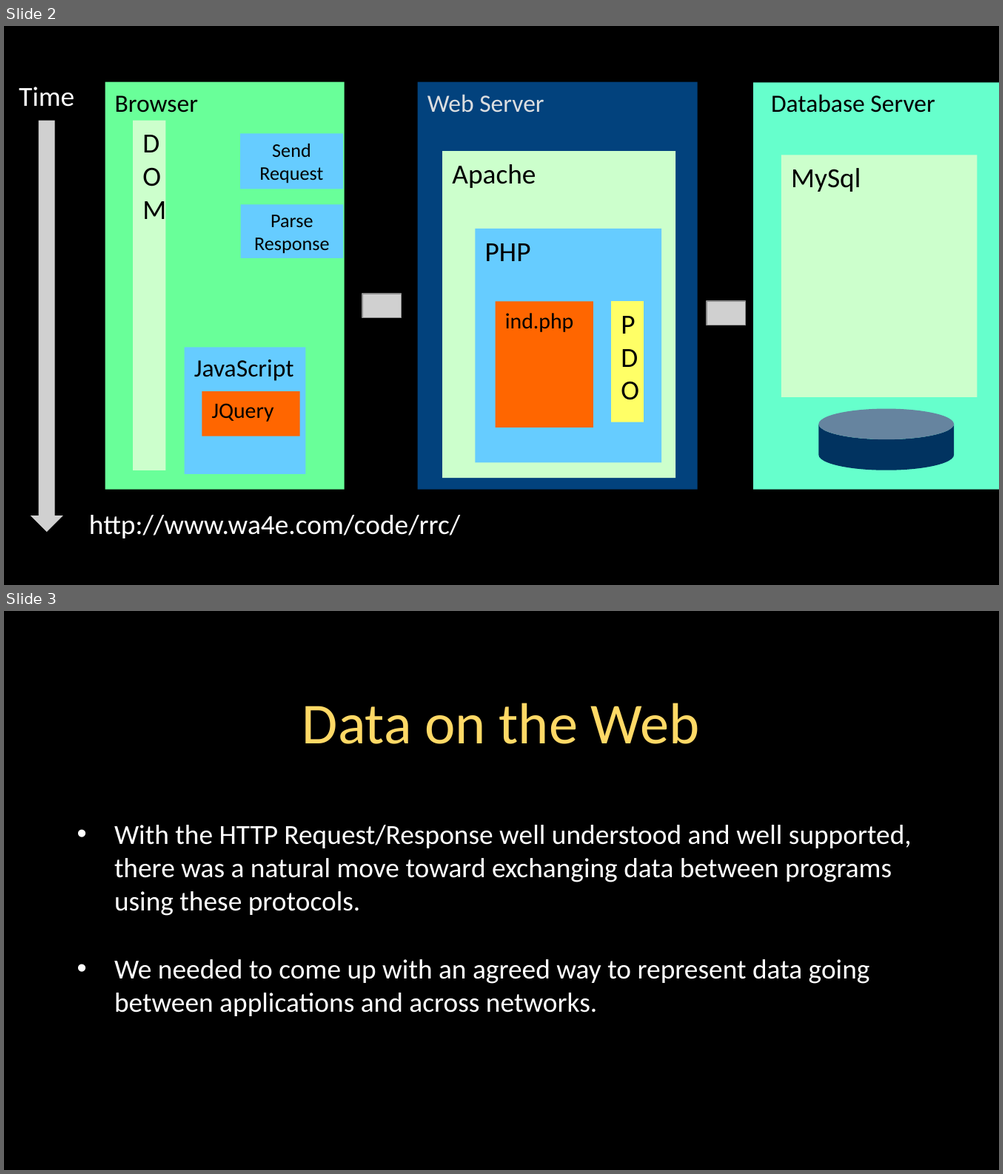
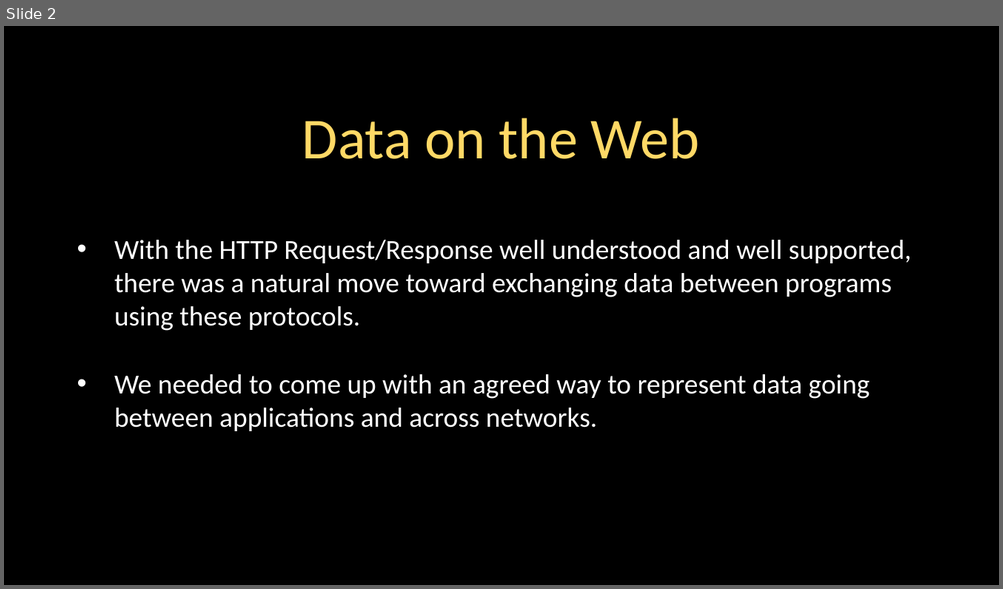
Before and after one commit to csev/dj4e, a slide deck: lectures/JS-04-JSON.ppt. Shown one above the other, each under a label of ours: slides 2 and 3 before the commit, slide 2 after it. The pictures are 1003x1174 and 1003x589 pixels, drawn with LibreOffice and Linux fonts; fonts in the diff are those of the drawing; grey boxes stand for pictures. Boxes give left, top, right and bottom in pixels: in the first picture for what was removed or moved away, otherwise in the second. Text is boxed around its words. In the diff, an @@ line names an element or a change of style, - is before the commit and + after.

```diff
--- a/lectures/JS-04-JSON.ppt
+++ b/lectures/JS-04-JSON.ppt
@@ slide 2 removed at box(4, 26, 999, 585), background #000000; not listed: 1 template element that a slide beside it also shows @@
@@ text removed at box(19, 87, 74, 107) @@
-Time
@@ rectangle removed at box(105, 82, 344, 489) @@
-Browser
@@ rectangle removed at box(418, 82, 697, 489) @@
-Web Server
@@ rectangle removed at box(753, 83, 999, 491) @@
@@ text removed at box(771, 94, 934, 113) @@
-Database Server
@@ picture removed at box(31, 121, 64, 532) @@
@@ rectangle removed at box(134, 121, 166, 471) @@
-DOM
@@ rectangle removed at box(241, 133, 343, 189) @@
-Send
-Request
@@ rectangle removed at box(443, 151, 675, 479) @@
-Apache
@@ rectangle removed at box(781, 156, 976, 398) @@
-MySql
@@ rectangle removed at box(241, 205, 343, 258) @@
-Parse
-Response
@@ rectangle removed at box(475, 229, 661, 463) @@
-PHP
@@ picture removed at box(362, 294, 401, 318) @@
@@ rectangle removed at box(495, 301, 593, 428) @@
-ind.php
@@ rectangle removed at box(611, 301, 643, 423) @@
-PDO
@@ picture removed at box(706, 301, 745, 326) @@
@@ rectangle removed at box(184, 347, 305, 474) @@
-JavaScript
@@ rectangle removed at box(202, 392, 299, 437) @@
-JQuery
@@ cylinder removed at box(819, 409, 954, 471) @@
@@ text removed at box(89, 515, 460, 539) @@
-http://www.wa4e.com/code/rrc/
@@ what was slide 3 is now slide 2 @@
```
Also in this commit, not shown: 5 slides changed, 1 other slide removed, 18 other files.
